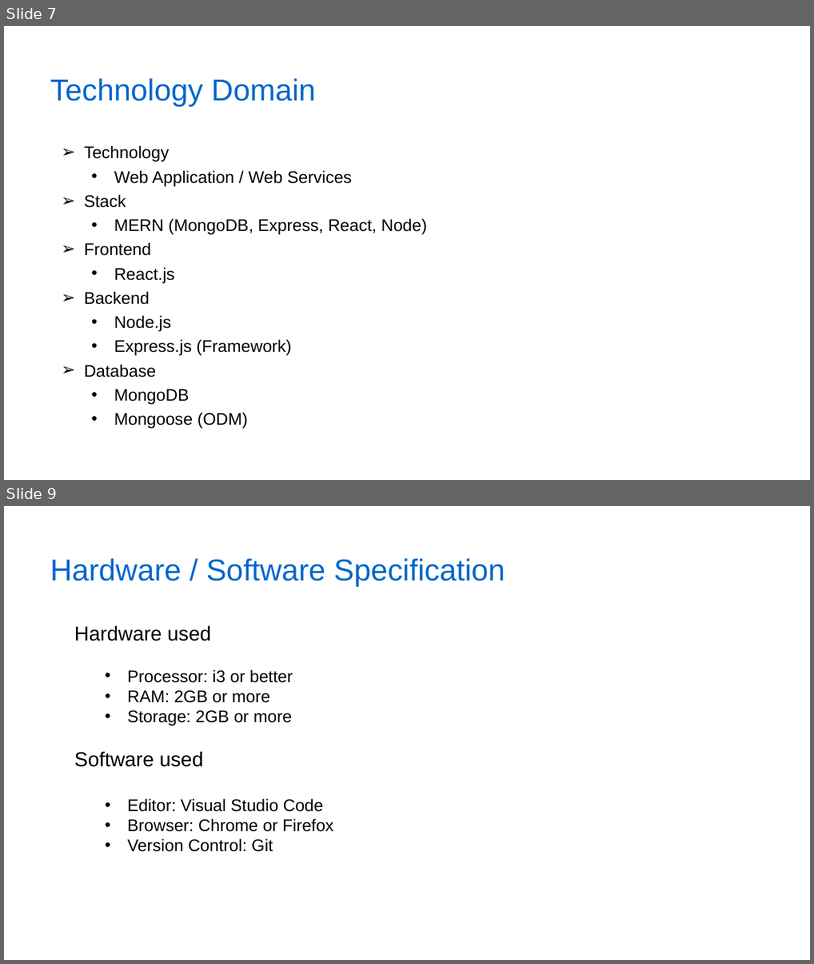
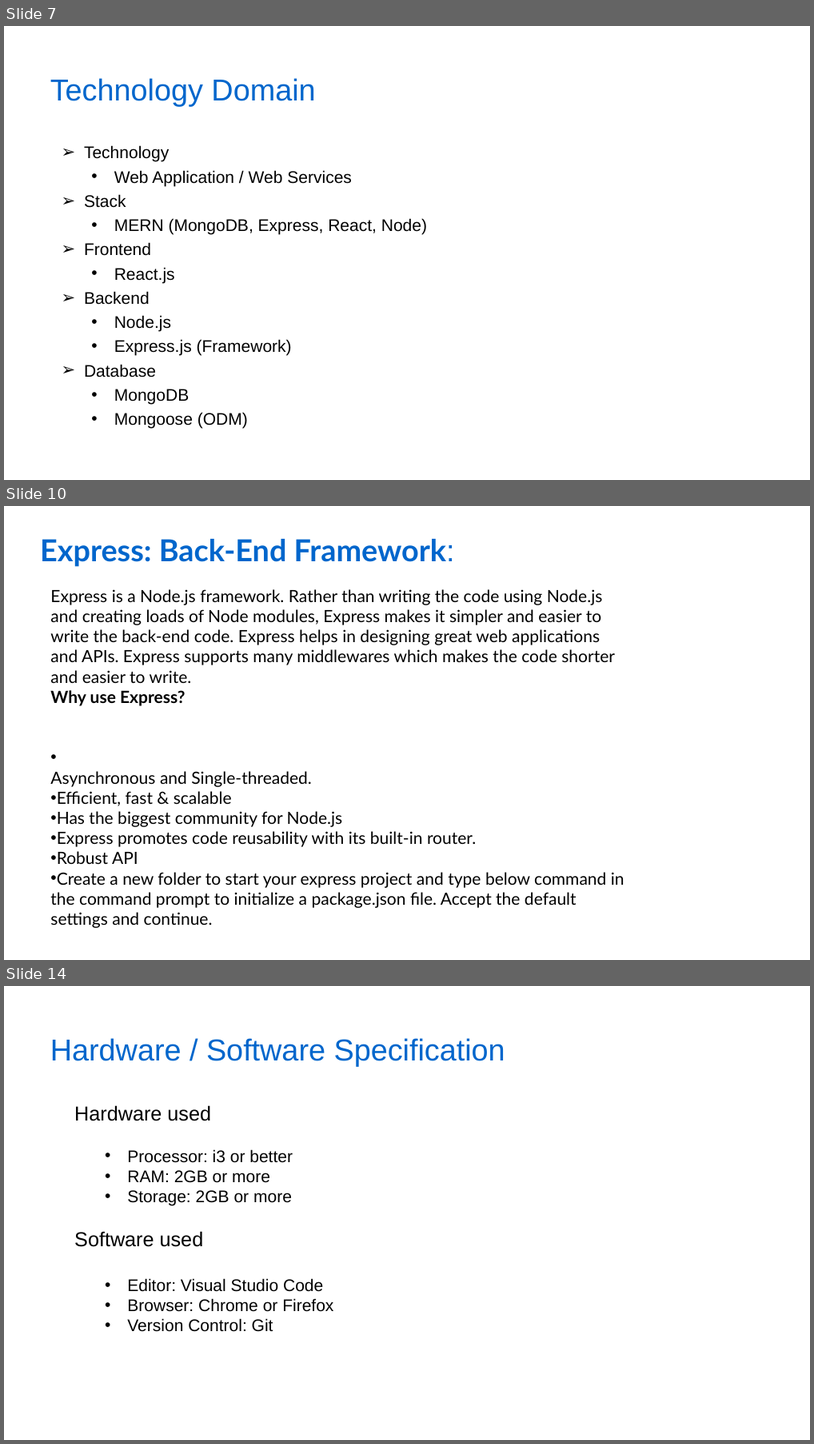
Before and after one commit to Akashdeep-Soni/college-work, a slide deck: College Project/Daily Meal Solutions/Major Project PPT.pptx. Shown one above the other, each under a label of ours: slides 7 and 9 before the commit, slides 7, 10 and 14 after it; the slides between them are not shown. The pictures are 814x964 and 814x1444 pixels, drawn with LibreOffice and Linux fonts; fonts in the diff are those of the drawing; background and template pictures are left out. Boxes give left, top, right and bottom in pixels: in the first picture for what was removed or moved away, otherwise in the second. Text is boxed around its words. In the diff, an @@ line names an element or a change of style, - is before the commit and + after.

Commit message:
Major Project

```diff
--- a/College Project/Daily Meal Solutions/Major Project PPT.pptx
+++ b/College Project/Daily Meal Solutions/Major Project PPT.pptx
@@ slide 10 added at bbox=[4, 506, 810, 960], background picture (left out) @@
@@ text added at bbox=[40, 539, 455, 567], 36 pt, text #0066CC, bold @@
+Express: Back-End Framework:
@@ text added at bbox=[50, 589, 625, 924], 20 pt, text #000000 @@
+Express is a Node.js framework. Rather than writing the code using Node.js and creating loads of Node modules, Express makes it simpler and easier to write the back-end code. Express helps in designing great web applications and APIs. Express supports many middlewares which makes the code shorter and easier to write.
+Why use Express?
+• Asynchronous and Single-threaded.
+• Efficient, fast & scalable
+• Has the biggest community for Node.js
+• Express promotes code reusability with its built-in router.
+• Robust API
+• Create a new folder to start your express project and type below command in the command prompt to initialize a package.json file. Accept the default settings and continue.
@@ what was slide 9 is now slide 14 @@
```
Also in this commit, not shown: 2 slides changed, 5 other slides added, 1 other file.
